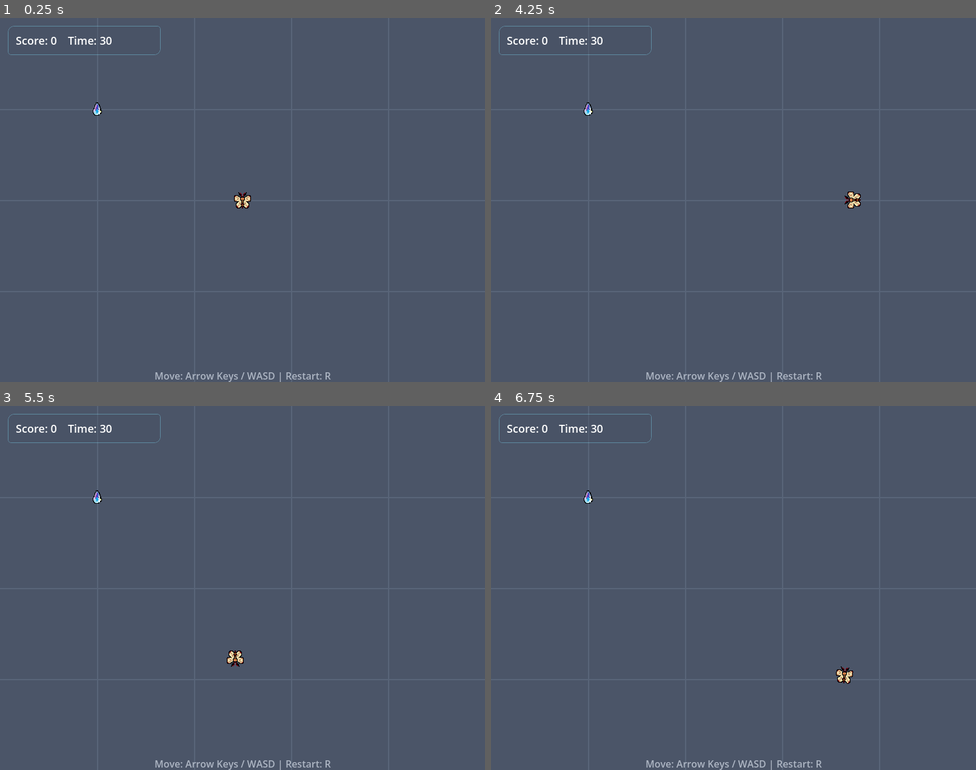
Above: before the commit, frames 1-4 (two rows, left to right).
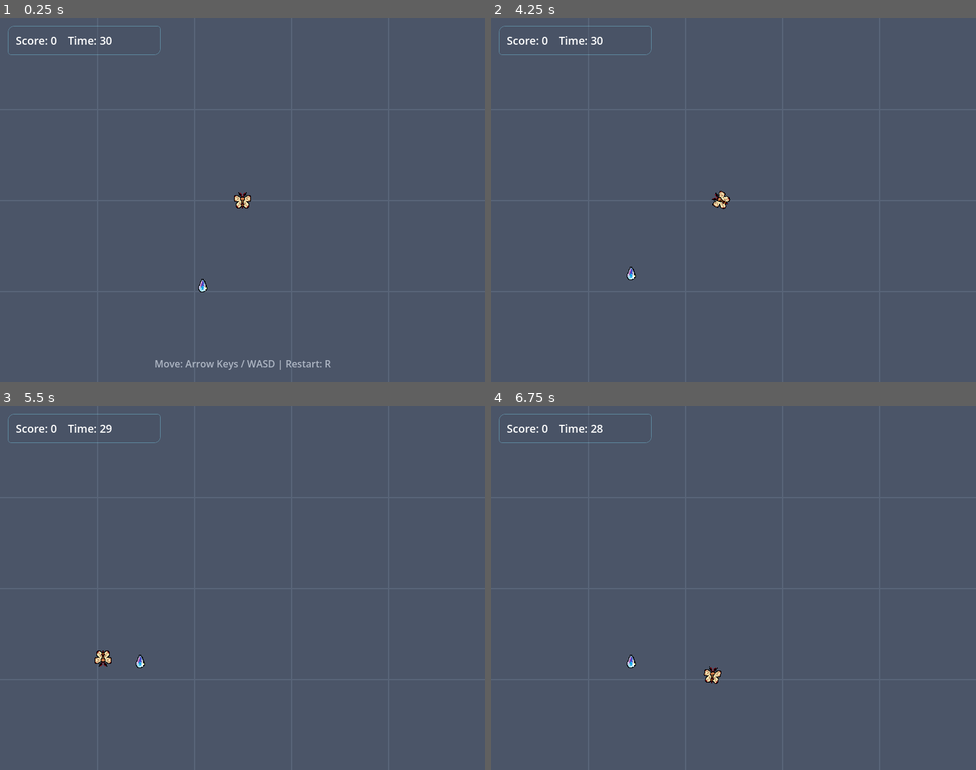
Above: after the commit, the same moments.

Repository: Leusin/practice-godot-coin-collect
Game: Godot game, scene res://scenes/main.tscn
Two runs of this game, one before a commit and one after it. Both use one fixed random seed, a clock stepped at 60 frames per second and the inputs below.
Inputs:
- Up to frame 1 (0.25 s): no input
- Up to frame 2 (4.25 s): tap Enter at 0.5 s; hold Right (move_right) 0.53-1.28 s; hold Down (move_down) 1.28-2.03 s; hold Right (move_right) 2.03-2.78 s; hold Up (move_up) 2.78-3.53 s; hold Left (move_left) from 3.53 s (still down); tap R (restart) at 4.15 s
- Up to frame 3 (5.5 s): release Left (move_left) at 5.03 s; hold Down (move_down) from 5.03 s (still down)
- Up to frame 4 (6.75 s): release Down (move_down) at 5.78 s; hold Right (move_right) 5.78-6.53 s; hold Up (move_up) from 6.53 s (still down)

The runs differ from the first frame. In frame 1, 0.7% of the frame differs, in the area x 19-69%, y 23-100%; in frame 2, 0.6%; in frame 3, 0.6%; in frame 4, 0.6%.

Commit message:
feat: 게임 루프 마무리

Diff:
--- a/scenes/main.tscn
+++ b/scenes/main.tscn
@@ -2,11 +2,13 @@
 
 [ext_resource type="PackedScene" uid="uid://dlyrjv71sno0t" path="res://scenes/player.tscn" id="1_o5qli"]
 [ext_resource type="PackedScene" uid="uid://q7xd6tdfixfd" path="res://scenes/ui/hud.tscn" id="1_sugp2"]
+[ext_resource type="Script" uid="uid://c2q7pg6eoi2be" path="res://scripts/main.gd" id="1_tefeu"]
 [ext_resource type="PackedScene" uid="uid://bga8jhf4hiohc" path="res://scenes/coin.tscn" id="2_0wfyh"]
 [ext_resource type="AudioStream" uid="uid://lu2vwfwe5ew2" path="res://assets/audio/pickup.wav" id="3_tbgi4"]
 [ext_resource type="AudioStream" uid="uid://cbvw17xyl3sc4" path="res://assets/audio/game_over.wav" id="4_tefeu"]
 
 [node name="Main" type="Node2D" unique_id=1207009173]
+script = ExtResource("1_tefeu")
 
 [node name="Background" type="ColorRect" parent="." unique_id=1264538132]
 offset_right = 800.0
--- a/scenes/ui/hud.tscn
+++ b/scenes/ui/hud.tscn
@@ -18,55 +18,47 @@
 [node name="HUD" type="CanvasLayer" unique_id=1060010380]
 script = ExtResource("1_0mwgc")
 
-[node name="RootControl" type="Control" parent="." unique_id=261108430]
-layout_mode = 3
-anchors_preset = 0
-offset_left = 1.0
-offset_top = 1.0
-offset_right = 160.0
-offset_bottom = 27.0
-
-[node name="TopPanel" type="PanelContainer" parent="RootControl" unique_id=1252791255]
-layout_mode = 0
-offset_left = 12.0
-offset_top = 12.0
-offset_right = 264.0
-offset_bottom = 60.0
+[node name="TopPanel" type="PanelContainer" parent="." unique_id=1252791255]
+offset_left = 13.0
+offset_top = 13.0
+offset_right = 265.0
+offset_bottom = 61.0
 offset_transform_enabled = true
 theme_override_styles/panel = SubResource("StyleBoxFlat_g4v7s")
 
-[node name="Stats" type="HBoxContainer" parent="RootControl/TopPanel" unique_id=571139159]
+[node name="Stats" type="HBoxContainer" parent="TopPanel" unique_id=571139159]
 layout_mode = 2
 offset_transform_enabled = true
 offset_transform_position = Vector2(12, 0)
 theme_override_constants/separation = 18
 
-[node name="ScoreLable" type="Label" parent="RootControl/TopPanel/Stats" unique_id=1044109573]
+[node name="ScoreLabel" type="Label" parent="TopPanel/Stats" unique_id=1044109573]
 layout_mode = 2
 theme_override_font_sizes/font_size = 18
 text = "Score: 0"
 
-[node name="TimeLabel" type="Label" parent="RootControl/TopPanel/Stats" unique_id=1107280475]
+[node name="TimeLabel" type="Label" parent="TopPanel/Stats" unique_id=1107280475]
 layout_mode = 2
 theme_override_font_sizes/font_size = 18
 text = "Time: 30"
 
-[node name="GameOverLabel" type="Label" parent="RootControl" unique_id=623374975]
+[node name="GameOverLabel" type="Label" parent="." unique_id=623374975]
 visible = false
-layout_mode = 1
-offset_right = 800.0
-offset_bottom = 600.0
+offset_left = 1.0
+offset_top = 1.0
+offset_right = 801.0
+offset_bottom = 601.0
 offset_transform_pivot = Vector2(-2.215, 0)
-theme_override_colors/font_color = Color(0.91775256, 0.9452769, 0.9822071, 0.62)
 theme_override_font_sizes/font_size = 32
 text = "Game Over"
 horizontal_alignment = 1
 vertical_alignment = 1
 
-[node name="ControlsHintLabel" type="Label" parent="RootControl" unique_id=386178769]
-layout_mode = 0
-offset_right = 800.0
-offset_bottom = 600.0
+[node name="ControlsHintLabel" type="Label" parent="." unique_id=386178769]
+offset_left = 1.0
+offset_top = 1.0
+offset_right = 801.0
+offset_bottom = 581.0
 offset_transform_pivot = Vector2(-2.215, 0)
 theme_override_colors/font_color = Color(0.91775256, 0.9452769, 0.9822071, 0.62)
 text = "Move: Arrow Keys / WASD | Restart: R"
--- a/scripts/hud.gd
+++ b/scripts/hud.gd
@@ -2,10 +2,10 @@
 extends CanvasLayer
 
 # 라벨 노드 가져오기
-@onready var score_label: Label = $RootControl/TopPanel/Stats/ScoreLabel
-@onready var time_label: Label = $RootControl/TopPanel/Stats/TimeLabel
-@onready var controls_hint_label: Label = $RootControl/ControlsHintLabel
-@onready var game_over_label: Label = $RootControl/GameOverLabel
+@onready var score_label: Label = $TopPanel/Stats/ScoreLabel
+@onready var time_label: Label = $TopPanel/Stats/TimeLabel
+@onready var controls_hint_label: Label = $ControlsHintLabel
+@onready var game_over_label: Label = $GameOverLabel
 
 # 점수 애니메이션 변수
 var score_tween: Tween
@@ -19,7 +19,6 @@
 	update_time(start_time)
 	controls_hint_label.show()
 	game_over_label.hide()
-
 
 func update_score(score: int) -> void:
 	score_label.text = "Score: %d" % score
--- /dev/null
+++ b/scripts/main.gd
@@ -0,0 +1,92 @@
+extends Node2D
+
+const SCREEN_SIZE := Vector2(800, 600)
+const PLAYER_BOUNDARY_RADIUS := 22.0
+const COIN_RADIUS := 14.0
+const COIN_MARGIN := 28.0
+const HUD_SAFE_HEIGHT := 72.0
+const MIN_COIN_DISTANCE := PLAYER_BOUNDARY_RADIUS + COIN_RADIUS + 36.0
+const MAX_COIN_SPAWN_ATTEMPTS := 12
+
+@onready var player = $Player
+@onready var coin = $Coin
+@onready var hud = $HUD
+
+@onready var game_timer: Timer = $GameTimer
+@onready var pickup_audio: AudioStreamPlayer2D = $PickupAudio
+@onready var game_over_audio: AudioStreamPlayer2D = $GameOverAudio
+
+var score := 0
+var is_game_over := false
+var random := RandomNumberGenerator.new()
+
+# Called when the node enters the scene tree for the first time.
+func _ready() -> void:
+	random.randomize()
+	player.moved.connect(hud.hide_controls_hint)
+	coin.collected.connect(_on_coin_collected)
+	game_timer.timeout.connect(_on_game_timer_timeout)
+	_start_game()
+
+
+# Called every frame. 'delta' is the elapsed time since the previous frame.
+func _process(delta: float) -> void:
+	if Input.is_action_just_pressed("restart"):
+		_start_game()
+
+	if is_game_over:
+		return
+
+	hud.update_time(game_timer.time_left)
+
+
+func _start_game() -> void:
+	score = 0
+	is_game_over = false
+	pickup_audio.stop()
+	game_over_audio.stop()
+	player.play_area_size = SCREEN_SIZE
+	player.reset(SCREEN_SIZE / 2.0)
+	coin.set_active(true)
+	hud.reset(game_timer.wait_time)
+	game_timer.start()
+	_spawn_coin()
+
+
+func _spawn_coin() -> void:
+	var next_position := _random_coin_position()
+
+	for _attempt in range(MAX_COIN_SPAWN_ATTEMPTS):
+		if next_position.distance_to(player.position) >= MIN_COIN_DISTANCE:
+			break
+
+		next_position = _random_coin_position()
+	coin.position = next_position
+
+
+func _random_coin_position() -> Vector2:
+	return Vector2(
+		random.randf_range(COIN_MARGIN, SCREEN_SIZE.x - COIN_MARGIN),
+		random.randf_range(HUD_SAFE_HEIGHT, SCREEN_SIZE.y - COIN_MARGIN)
+	)
+
+
+func _on_coin_collected(collector: Area2D) -> void:
+	if collector != player or is_game_over:
+		return
+
+	score += 1
+	hud.update_score(score)
+	hud.play_score_feedback()
+	pickup_audio.stop()
+	pickup_audio.play()
+	_spawn_coin()
+
+
+func _on_game_timer_timeout() -> void:
+	is_game_over = true
+	player.can_move = false
+	coin.set_active(false)
+	hud.update_time(0)
+	hud.show_game_over(score)
+	game_over_audio.play()
Not shown, added: scripts/main.gd.uid
